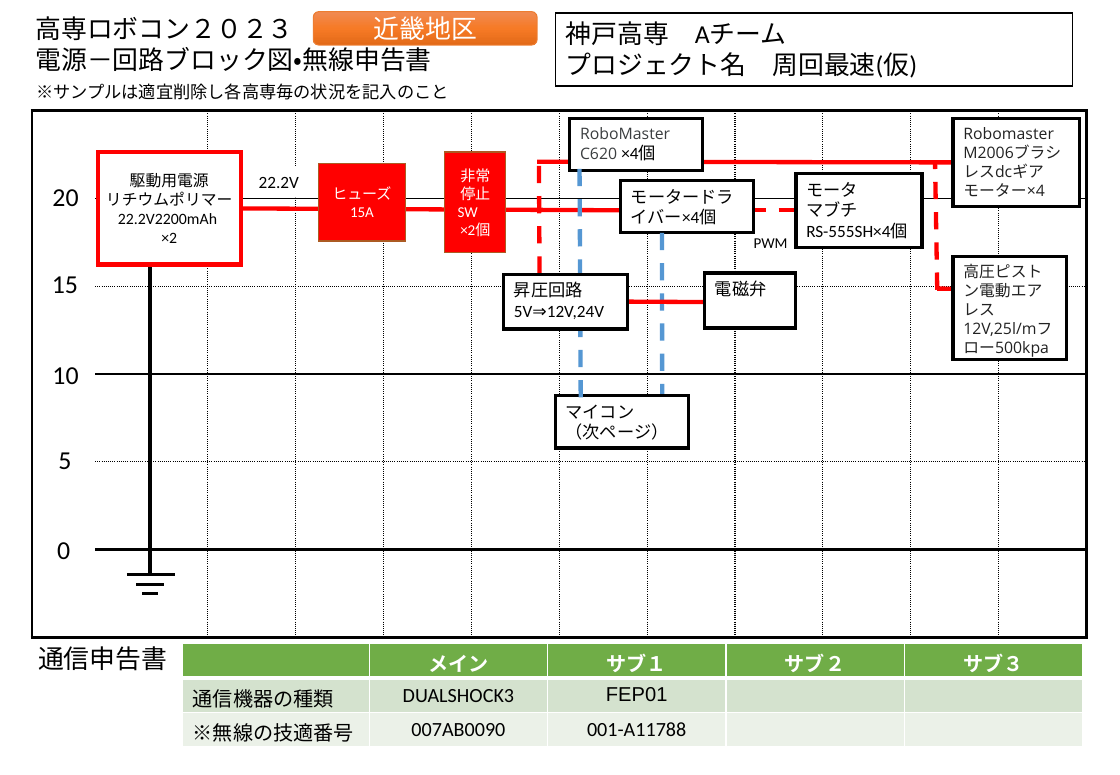
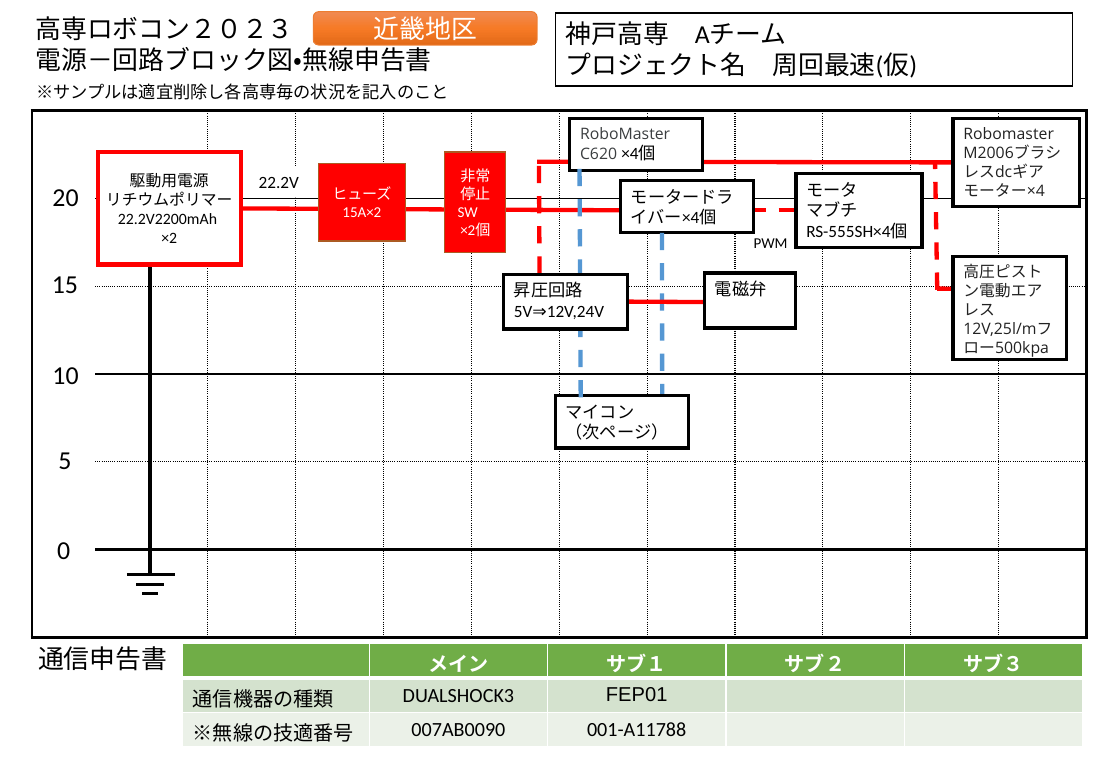
Before and after one commit to er-cat/2023honrobo-document, a slide deck: slide 1 of ６．【電源電位申告書】神戸高専A.pptx. Drawn at 1120x775 pixels with LibreOffice and Linux fonts; fonts in the diff are those of the drawing. Boxes give left, top, right and bottom in pixels: in the first picture for what was removed or moved away, otherwise in the second. Text is boxed around its words. In the diff, an @@ line names an element or a change of style, - is before the commit and + after.

```diff
--- a/６．【電源電位申告書】神戸高専A.pptx
+++ b/６．【電源電位申告書】神戸高専A.pptx
@@ text in rectangle at [332,186,391,217]: text changed @@
-ヒューズ15A
+ヒューズ15A×2
```
